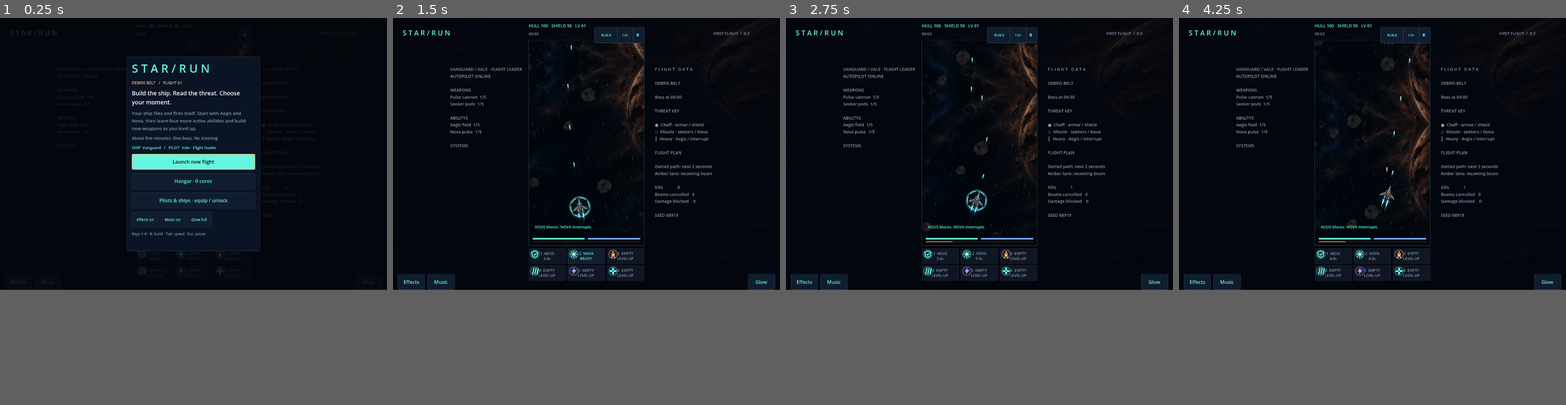
Above: before the commit, frames 1-4 (left to right).
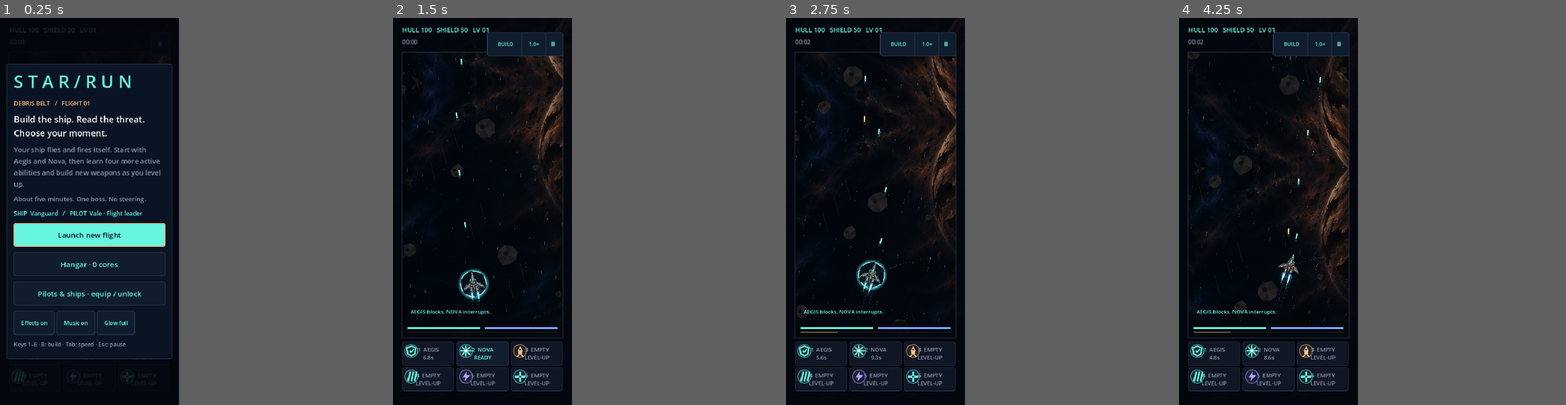
Above: after the commit, the same moments.

Repository: killjoy00/StarRun
Game: Godot game, scene res://scenes/main.tscn
Two runs of this game, one before a commit and one after it. Both use one fixed random seed, a clock stepped at 60 frames per second and the inputs below.
Inputs:
- Up to frame 1 (0.25 s): no input
- Up to frame 2 (1.5 s): click "Launch new flight" at 0.5 s; click "1 AEGIS READY" at 1.25 s
- Up to frame 3 (2.75 s): click "2 NOVA READY" at 2 s
- Up to frame 4 (4.25 s): click "Ⅱ" at 2.75 s; click "Continue flight" at 3.5 s
In our replay, the window is 800x562 before the commit and 370x800 after it. These sizes can differ from the game's own. Grey fills any space a smaller window leaves; there, only what the larger window draws over its background counts as a difference.

The runs differ from the first frame. In frame 1, 14% of the frame differs, in the area x 1-97%, y 1-89%; in frame 2, 11%; in frame 3, 12%; in frame 4, 12%.

Commit message:
Use retina-safe 390x844 adaptive canvas scaling for portrait iPhones

Diff:
--- a/project.godot
+++ b/project.godot
@@ -18,11 +18,13 @@
 
 [display]
 
-window/size/viewport_width=1280
-window/size/viewport_height=900
+window/size/viewport_width=390
+window/size/viewport_height=844
 window/size/window_width_override=1280
 window/size/window_height_override=900
-window/dpi/allow_hidpi=false
+window/dpi/allow_hidpi=true
+window/stretch/mode="canvas_items"
+window/stretch/aspect="expand"
 window/handheld/orientation=1
 
 [rendering]
